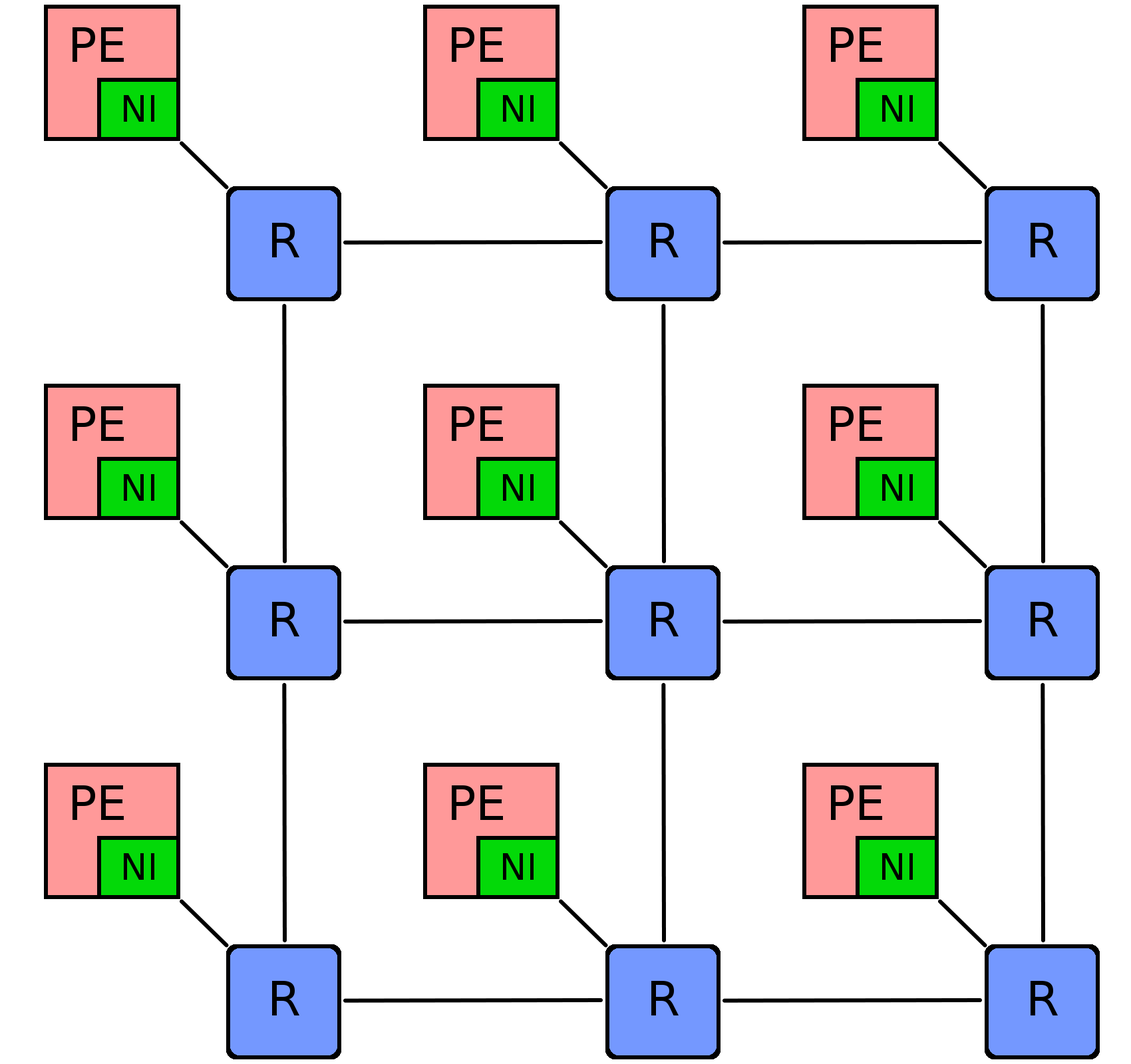
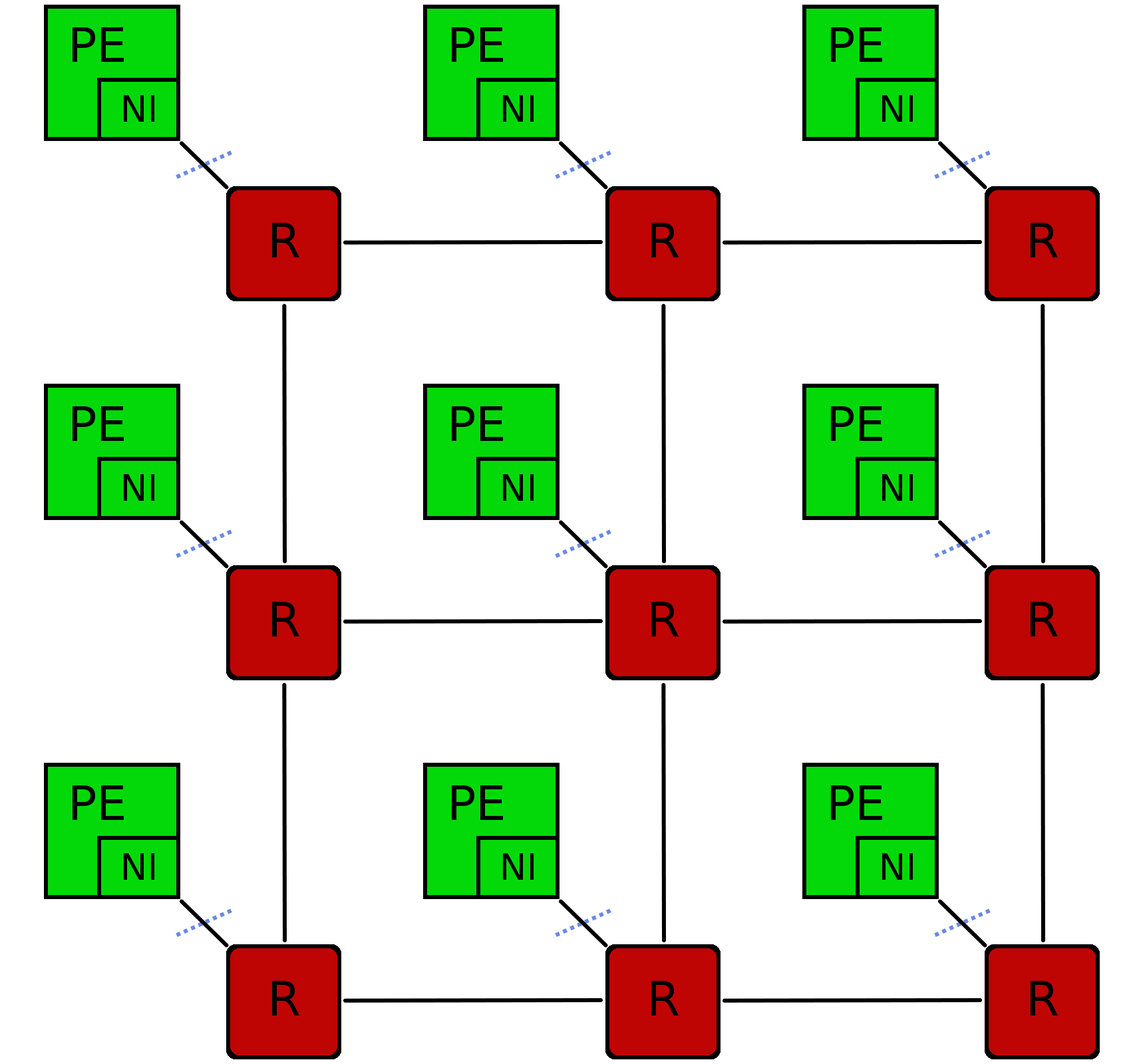
Comparing the layer stacks of the two 1131x1064 images. Changes:
added layer "Trust boundaries" above "R Text" over <box>175,150,991,938</box>
added layer "Routers Red" above "Routers Blue" over <box>226,190,1096,1056</box>
renamed "Routers" to "Routers Blue", hid it over <box>226,190,1096,1056</box>
added layer "PEs Green" above "PEs Red" over <box>47,8,939,896</box>
renamed "PEs" to "PEs Red", hid it over <box>47,8,939,896</box>
